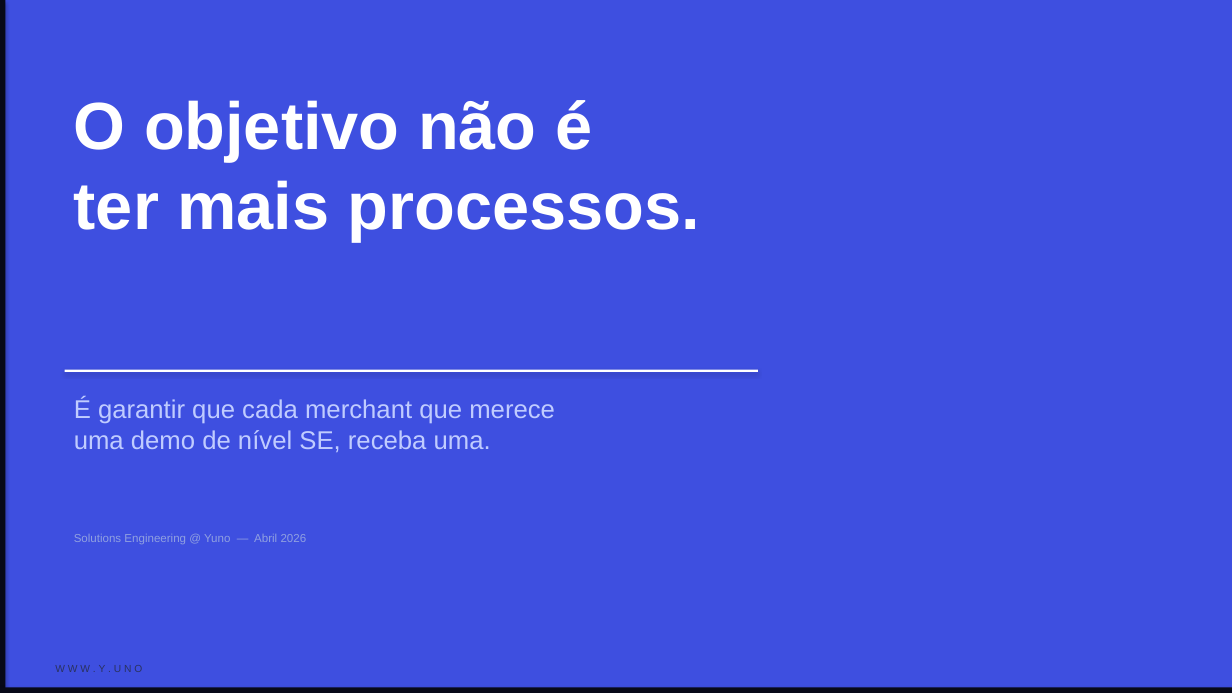
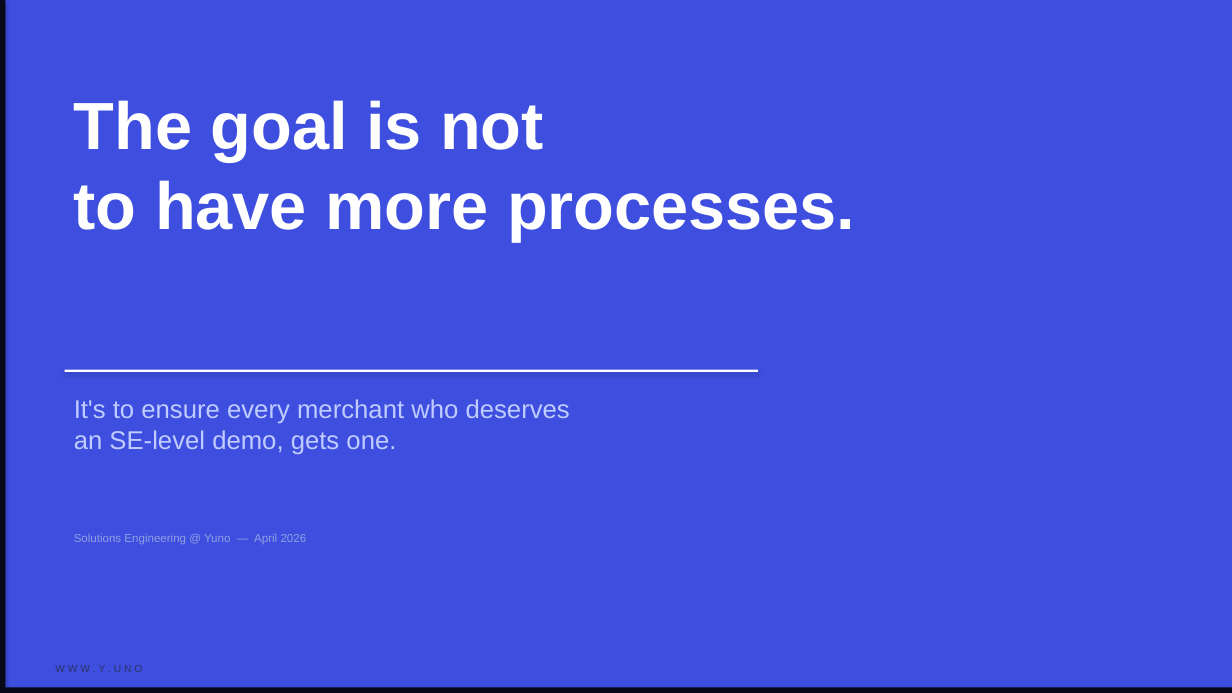
Before and after one commit to andyarapedrosa/yuno-sdk-demos, a slide deck: slide 12 of SE_Process_AsIs_ToBe.pptx. Drawn at 1232x693 pixels with LibreOffice and Linux fonts; fonts in the diff are those of the drawing. Boxes give left, top, right and bottom in pixels: in the first picture for what was removed or moved away, otherwise in the second. Text is boxed around its words. In the diff, an @@ line names an element or a change of style, - is before the commit and + after.

```diff
--- a/SE_Process_AsIs_ToBe.pptx
+++ b/SE_Process_AsIs_ToBe.pptx
@@ text at [74, 100, 855, 241]: text changed @@
-O objetivo não é
-ter mais processos.
+The goal is not
+to have more processes.
@@ text at [74, 399, 570, 454]: text changed @@
-É garantir que cada merchant que merece
-uma demo de nível SE, receba uma.
+It's to ensure every merchant who deserves
+an SE-level demo, gets one.
@@ text at [74, 534, 307, 544]: text changed @@
-Solutions Engineering @ Yuno — Abril 2026
+Solutions Engineering @ Yuno — April 2026
```
Also in this commit, not shown: 11 other slides changed.
